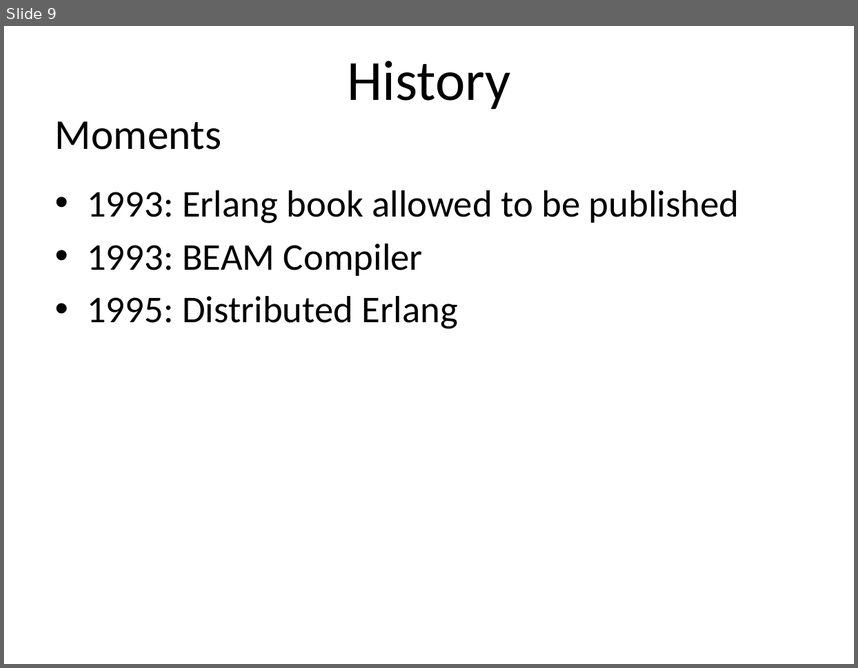
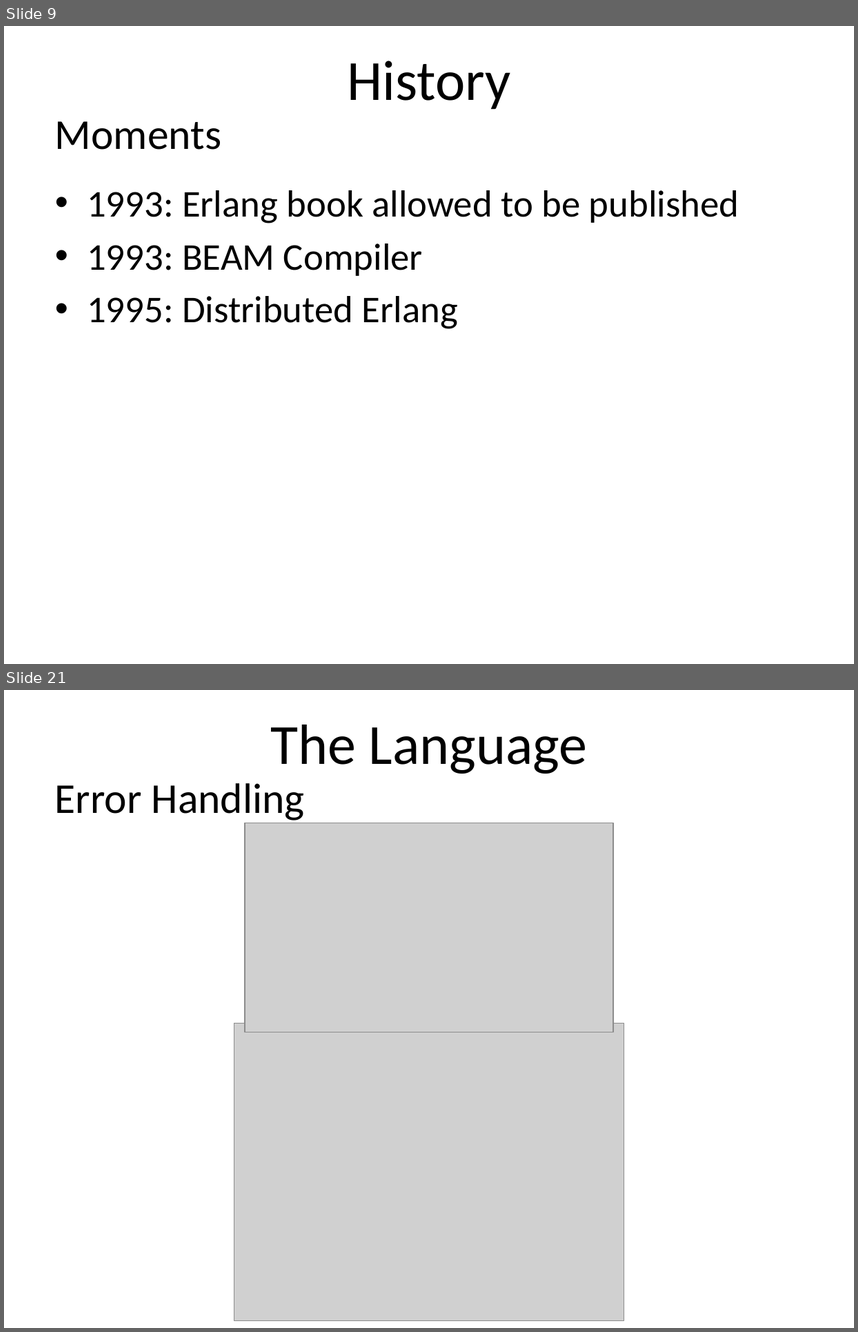
Before and after one commit to rmorgan1711/cs3210, a slide deck: teamProj/slides.pptx. Shown one above the other, each under a label of ours: slide 9 before the commit, slides 9 and 21 after it; the slides between them are not shown. The pictures are 858x668 and 858x1332 pixels, drawn with LibreOffice and Linux fonts; fonts in the diff are those of the drawing; grey boxes stand for pictures. Boxes give left, top, right and bottom in pixels: in the first picture for what was removed or moved away, otherwise in the second. Text is boxed around its words. In the diff, an @@ line names an element or a change of style, - is before the commit and + after.

```diff
--- a/teamProj/slides.pptx
+++ b/teamProj/slides.pptx
@@ slide 21 added at [4,690,854,1328], background #FFFFFF @@
@@ title added at [270,724,588,773], 48 pt, text #000000 @@
+The Language
@@ text added at [55,783,305,823], 36 pt, text #000000 @@
+Error Handling
@@ picture added at [245,822,613,1032] @@
@@ picture added at [234,1023,624,1321] @@
```
Also in this commit, not shown: 14 other slides added, 4 other files.
